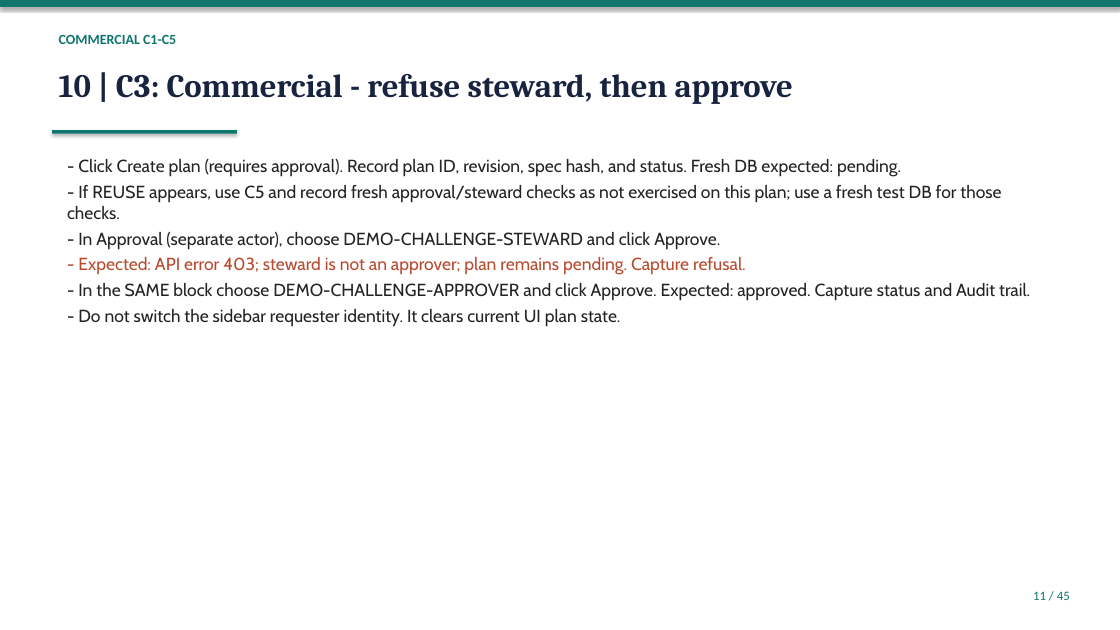
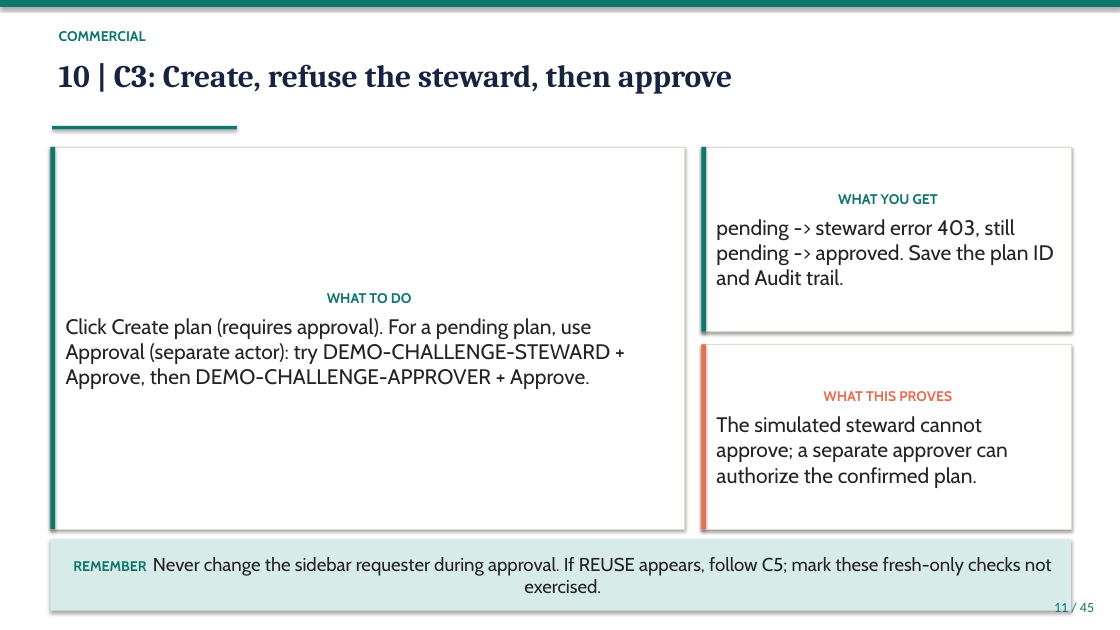
Before and after one commit to Princeadhi123/Since-AI-Hackathon, a slide deck: slide 11 of docs/DEMO_SLIDES.pptx. Drawn at 1120x630 pixels with LibreOffice and Linux fonts; fonts in the diff are those of the drawing. Boxes give left, top, right and bottom in pixels: in the first picture for what was removed or moved away, otherwise in the second. Text is boxed around its words. In the diff, an @@ line names an element or a change of style, - is before the commit and + after.

```diff
--- a/docs/DEMO_SLIDES.pptx
+++ b/docs/DEMO_SLIDES.pptx
@@ text at <box>59,31,146,41</box>: text changed; font Calibri to Cabin @@
-COMMERCIAL C1-C5
+COMMERCIAL
@@ text at <box>59,64,732,94</box>: text changed; size 28 to 27 pt @@
-10 | C3: Commercial - refuse steward, then approve
+10 | C3: Create, refuse the steward, then approve
@@ rectangle "WHAT TO DO": place and size @@
-rectangle "WHAT TO DO" at <box>67,159,1030,326</box>
+rectangle "WHAT TO DO" at <box>50,147,685,529</box>
@@ rectangle "WHAT TO DO" at <box>50,147,685,529</box>: vertical alignment top to middle; fill none to #FFFFFF; outline none to #E3D9C6 0.75 pt; shadow on @@
@@ rectangle added at <box>50,147,55,529</box>, fill #0F766E @@
@@ rectangle: place and size @@
-rectangle at <box>52,130,237,134</box>
+rectangle at <box>52,126,237,129</box>
@@ rectangle added at <box>702,147,1071,332</box>, fill #FFFFFF, outline #E3D9C6 0.75 pt, 18 pt, text #232323 @@
+WHAT YOU GET
+pending -> steward error 403, still pending -> approved. Save the plan ID and Audit trail.
@@ rectangle added at <box>702,147,707,332</box>, fill #0F766E @@
@@ text in rectangle at <box>66,293,611,389</box>: text changed; size 15 to 18 pt @@
-- Click Create plan (requires approval). Record plan ID, revision, spec hash, and status. Fresh DB expected: pending.
-- If REUSE appears, use C5 and record fresh approval/steward checks as not exercised on this plan; use a fresh test DB for those checks.
-- In Approval (separate actor), choose DEMO-CHALLENGE-STEWARD and click Approve.
-- Expected: API error 403; steward is not an approver; plan remains pending. Capture refusal.
-- In the SAME block choose DEMO-CHALLENGE-APPROVER and click Approve. Expected: approved. Capture status and Audit trail.
-- Do not switch the sidebar requester identity. It clears current UI plan state.
+WHAT TO DO
+Click Create plan (requires approval). For a pending plan, use Approval (separate actor): try DEMO-CHALLENGE-STEWARD + Approve, then DEMO-CHALLENGE-APPROVER + Approve.
@@ rectangle added at <box>702,344,1071,529</box>, fill #FFFFFF, outline #E3D9C6 0.75 pt, 18 pt, text #232323 @@
+WHAT THIS PROVES
+The simulated steward cannot approve; a separate approver can authorize the confirmed plan.
@@ rectangle added at <box>702,344,707,529</box>, fill #E76F51 @@
@@ rectangle added at <box>50,539,1071,611</box>, fill #D7EBE8, 16 pt, text #232323 @@
+REMEMBER Never change the sidebar requester during approval. If REUSE appears, follow C5; mark these fresh-only checks not exercised.
@@ text "11 / 45": place and size @@
-text "11 / 45" at <box>1033,591,1070,600</box>
+text "11 / 45" at <box>1054,603,1094,613</box>
@@ text "11 / 45" at <box>1054,603,1094,613</box>: size 11 to 12 pt @@
```
Also in this commit, not shown: 26 other slides changed, 18 slides added, 18 slides removed, 7 other files.
